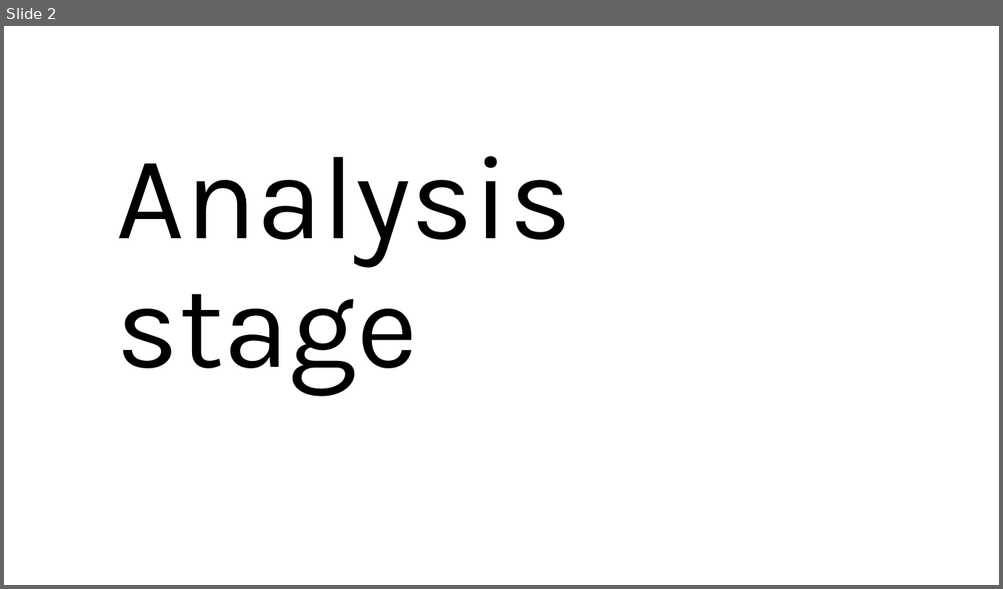
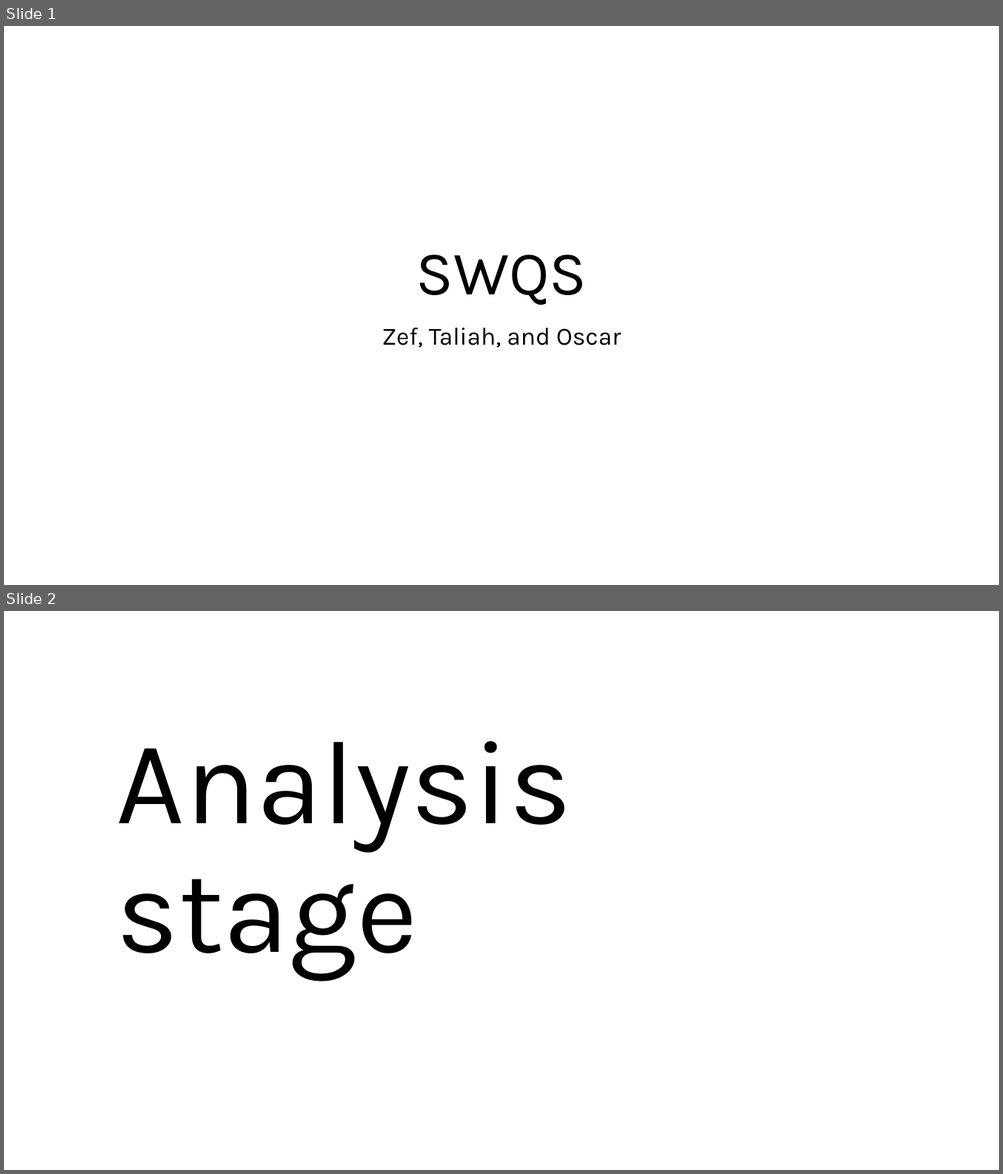
Before and after one commit to theneofan/SWQS_Version_Control, a slide deck: PowerPoint/SWQSPowerpoint.pptx. Shown one above the other, each under a label of ours: slide 2 before the commit, slides 1 and 2 after it. The pictures are 1003x589 and 1003x1174 pixels, drawn with LibreOffice and Linux fonts; fonts in the diff are those of the drawing. Boxes give left, top, right and bottom in pixels: in the first picture for what was removed or moved away, otherwise in the second. Text is boxed around its words. In the diff, an @@ line names an element or a change of style, - is before the commit and + after.

```diff
--- a/PowerPoint/SWQSPowerpoint.pptx
+++ b/PowerPoint/SWQSPowerpoint.pptx
@@ slide 1 added at [4,26,999,585], background #FFFFFF @@
@@ title added at [415,255,586,305], 60 pt, text #000000 @@
+SWQS
@@ subtitle added at [381,328,620,348], 24 pt, text #000000 @@
+Zef, Taliah, and Oscar
```
Also in this commit, not shown: 2 slides changed, 3 other slides added, 1 slide removed.
